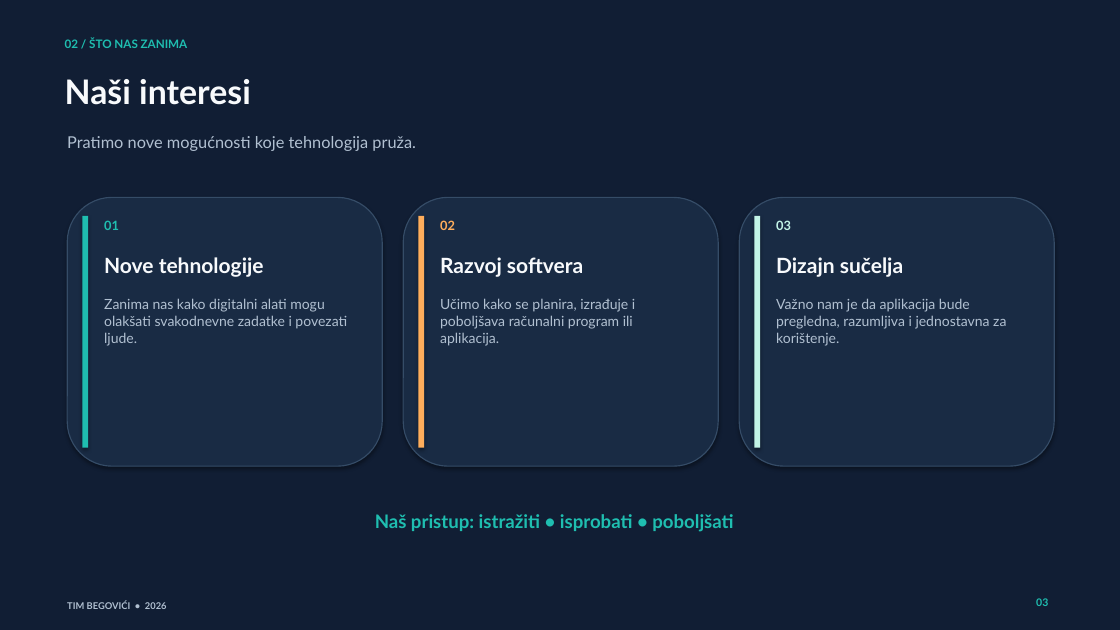
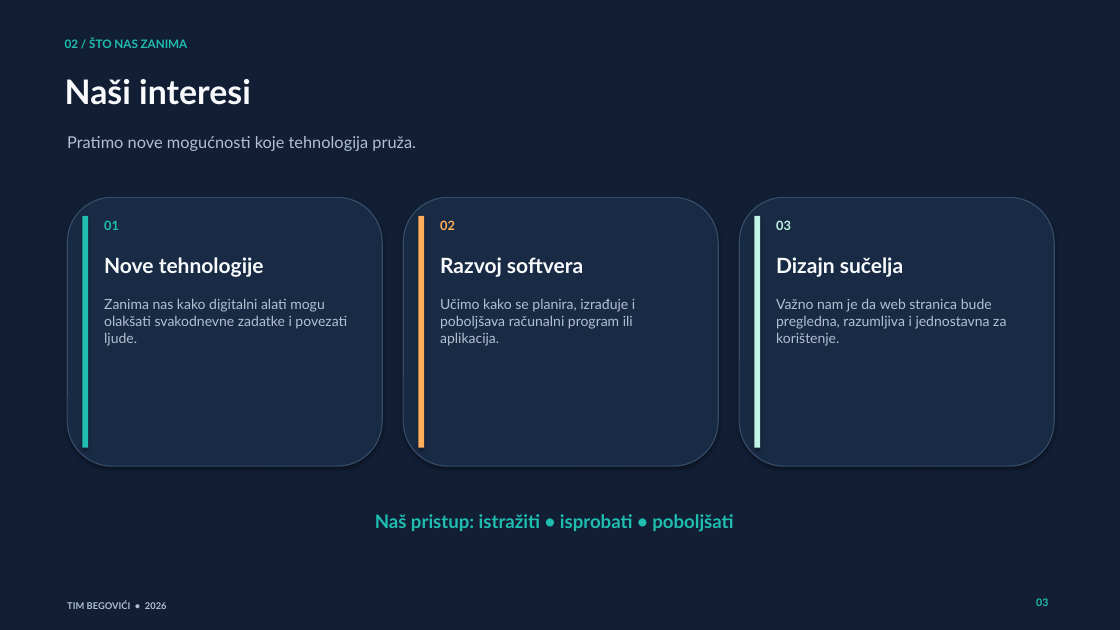
Before and after one commit to Lovro-Klaric239/Mikroprojekt, a slide deck: slide 3 of Tim_Begovici_prezentacija.pptx. Drawn at 1120x630 pixels with LibreOffice and Linux fonts; fonts in the diff are those of the drawing. Boxes give left, top, right and bottom in pixels: in the first picture for what was removed or moved away, otherwise in the second. Text is boxed around its words. In the diff, an @@ line names an element or a change of style, - is before the commit and + after.

```diff
--- a/Tim_Begovici_prezentacija.pptx
+++ b/Tim_Begovici_prezentacija.pptx
@@ text at [776, 298, 1006, 346]: text changed @@
-Važno nam je da aplikacija bude pregledna, razumljiva i jednostavna za korištenje.
+Važno nam je da web stranica bude pregledna, razumljiva i jednostavna za korištenje.
```
Also in this commit, not shown: 2 other slides changed.
